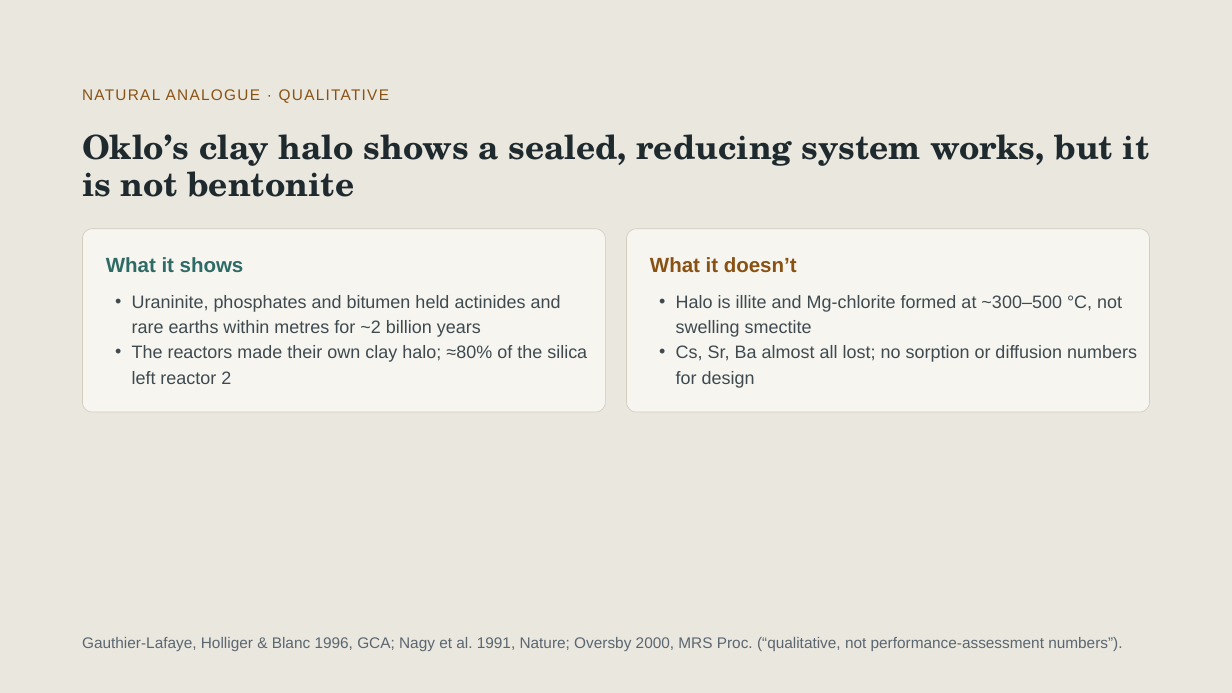
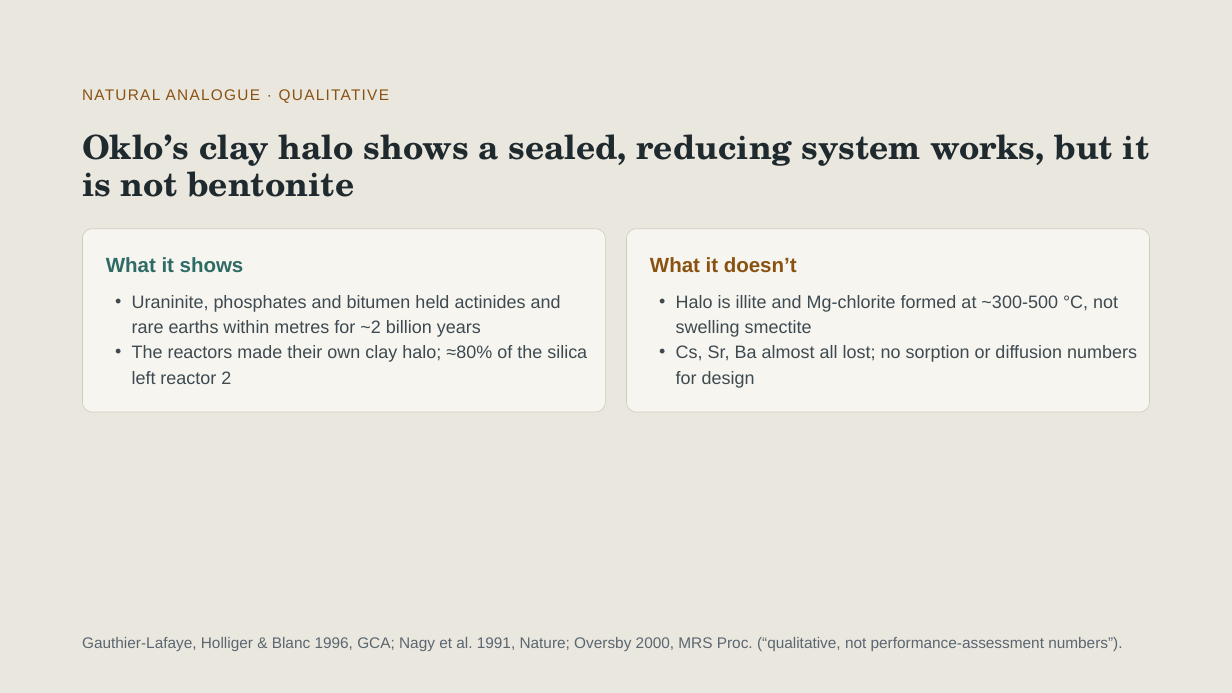
Before and after one commit to aurascoper/flow-cytometry-model-bridge, a slide deck: slide 10 of presentations/Clay_Microbes_Metal_22slides_Flow_Cytometry_Addendum.pptx. Drawn at 1232x693 pixels with LibreOffice and Linux fonts; fonts in the diff are those of the drawing. Boxes give left, top, right and bottom in pixels: in the first picture for what was removed or moved away, otherwise in the second. Text is boxed around its words. In the diff, an @@ line names an element or a change of style, - is before the commit and + after.

```diff
--- a/presentations/Clay_Microbes_Metal_22slides_Flow_Cytometry_Addendum.pptx
+++ b/presentations/Clay_Microbes_Metal_22slides_Flow_Cytometry_Addendum.pptx
@@ text at [676, 295, 1118, 337]: text changed @@
-• Halo is illite and Mg-chlorite formed at ~300–500 °C, not swelling smectite
+• Halo is illite and Mg-chlorite formed at ~300-500 °C, not swelling smectite
```
Also in this commit, not shown: 14 other slides changed, 35 other files.
